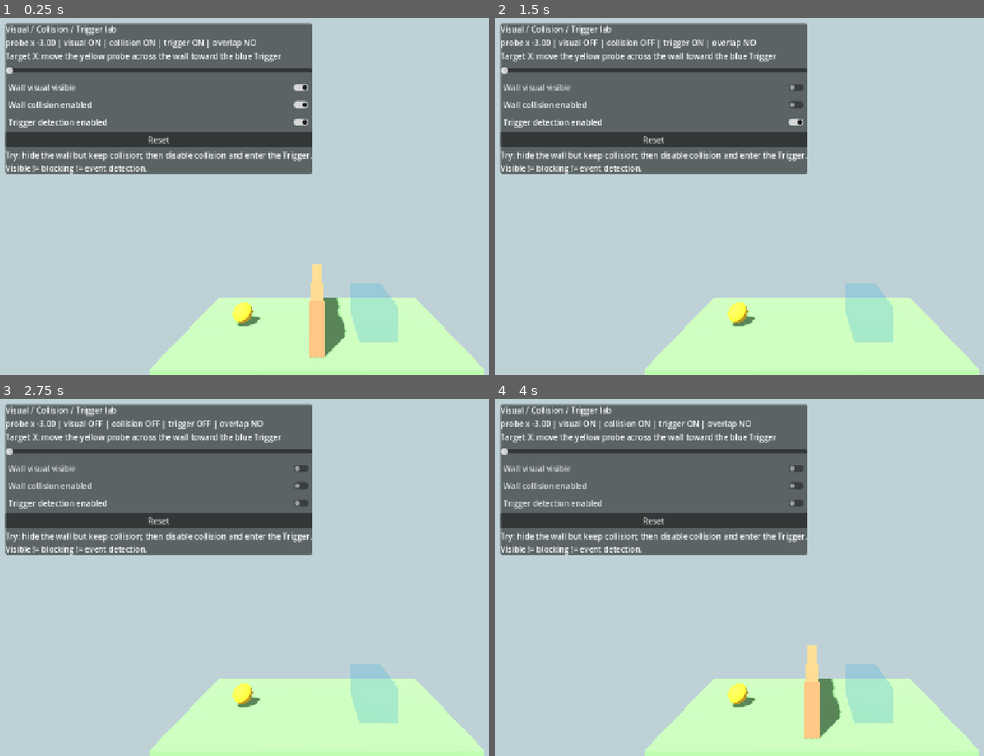
Above: before the commit, frames 1-4 (two rows, left to right).
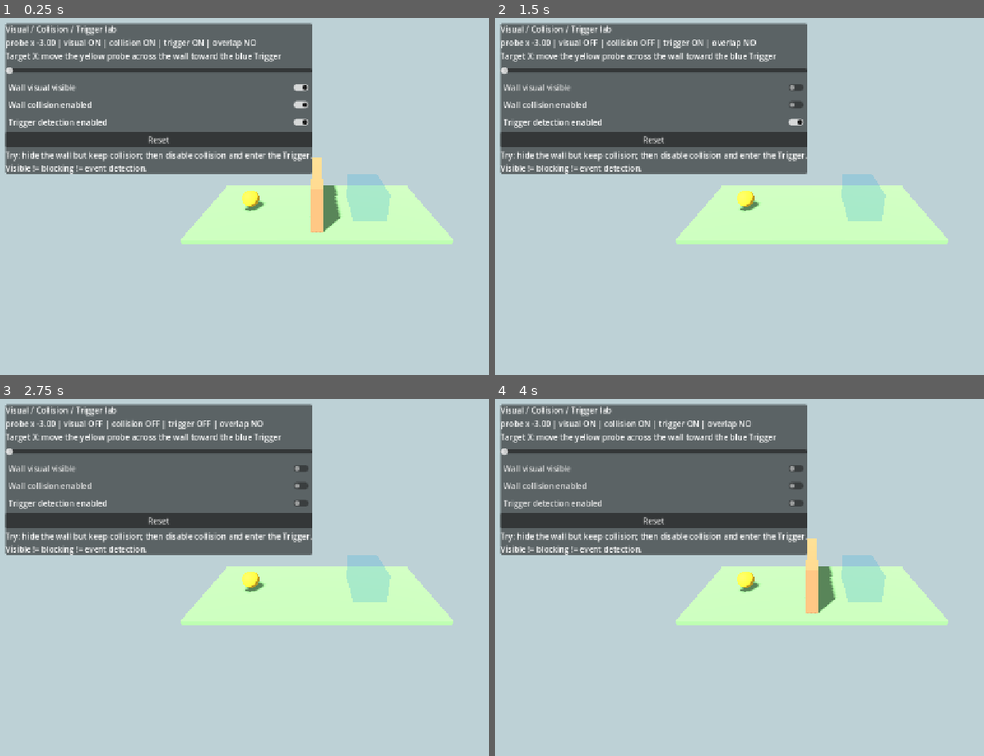
Above: after the commit, the same moments.

Repository: Zilur/ai-3d-game-learning
Game: Godot game, scene res://labs/collision_roles_lab.tscn
Same seed, same stepped clock (60 frames per second), same inputs: the game is played once before the commit and once after it. This scene is started directly instead of the project's main scene.
Inputs (mouse positions are in pixels of both pictures, inside the frame that each line leads up to):
- Up to frame 1 (0.25 s): no input
- Up to frame 2 (1.5 s): click "Wall visual visible" at 0.5 s; click "Wall collision enabled" at 1.25 s
- Up to frame 3 (2.75 s): click "Trigger detection enabled" at 2 s
- Up to frame 4 (4 s): click "Reset" at 2.75 s; move the mouse to (949, 559) at 3.52 s; hold D from 3.53 s (still down); tap R at 3.6 s; click (949, 559) at 3.67 s

The runs differ from the first frame. In frame 1, 21% of the frame differs, in the area x 30-100%, y 39-100%; in frame 2, 20%; in frame 3, 20%; in frame 4, 21%.

Commit message:
fix: initialize teaching lab camera after adding to tree

Diff:
--- a/game/labs/collision_roles_lab.gd
+++ b/game/labs/collision_roles_lab.gd
@@ -49,9 +49,9 @@
 
 	var camera := Camera3D.new()
 	camera.position = Vector3(0, 5.2, 9.5)
+	add_child(camera)
 	camera.look_at(Vector3(0, 0.6, 0))
 	camera.current = true
-	add_child(camera)
 
 	var floor_mesh := MeshInstance3D.new()
 	var floor_box := BoxMesh.new()
